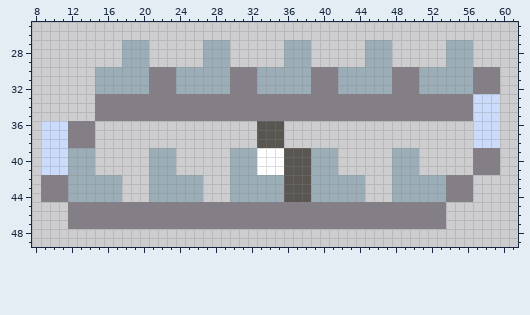
Pixel-art file -- inc/sprites/traps/Beartrap64.aseprite. That is the earlier state.
64x64 pixels, 1 frame. Shown: x 8..61, y 25..49. The old version is drawn lined up with the new one.
The result:
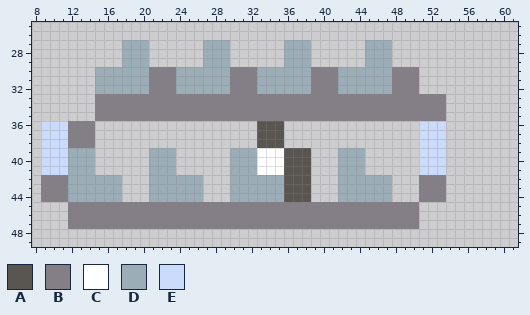
Palette (. is transparent): A #595652  B #847e87  C #ffffff  D #9badb7  E #cbdbfc
Message: :fire: Adding attacks folder + rework beartrap
What changed:
whole drawing moved by +4,+0 (the old picture is shown already moved)
@@ x 37..61 @@
 26 .........................
-27 DD......DDD......DDD.....
-28 DD......DDD......DDD.....
-29 DD......DDD......DDD.....
-30 DDBBBDDDDDDBBBDDDDDDBBB..
-31 DDBBBDDDDDDBBBDDDDDDBBB..
-32 DDBBBDDDDDDBBBDDDDDDBBB..
-33 BBBBBBBBBBBBBBBBBBBBEEE..
-34 BBBBBBBBBBBBBBBBBBBBEEE..
-35 BBBBBBBBBBBBBBBBBBBBEEE..
-36 ....................EEE..
-37 ....................EEE..
-38 ....................EEE..
-39 AADDD......DDD......BBB..
-40 AADDD......DDD......BBB..
-41 AADDD......DDD......BBB..
-42 AADDDDDD...DDDDDDBBB.....
-43 AADDDDDD...DDDDDDBBB.....
-44 AADDDDDD...DDDDDDBBB.....
-45 BBBBBBBBBBBBBBBBB........
-46 BBBBBBBBBBBBBBBBB........
-47 BBBBBBBBBBBBBBBBB........
+27 DD......DDD..............
+28 DD......DDD..............
+29 DD......DDD..............
+30 DDBBBDDDDDDBBB...........
+31 DDBBBDDDDDDBBB...........
+32 DDBBBDDDDDDBBB...........
+33 BBBBBBBBBBBBBBBBB........
+34 BBBBBBBBBBBBBBBBB........
+35 BBBBBBBBBBBBBBBBB........
+36 ..............EEE........
+37 ..............EEE........
+38 ..............EEE........
+39 AA...DDD......EEE........
+40 AA...DDD......EEE........
+41 AA...DDD......EEE........
+42 AA...DDDDDD...BBB........
+43 AA...DDDDDD...BBB........
+44 AA...DDDDDD...BBB........
+45 BBBBBBBBBBBBBB...........
+46 BBBBBBBBBBBBBB...........
+47 BBBBBBBBBBBBBB...........
 48 .........................
Pixel boxes of the changes (left, top, right, bottom) in both pictures:
changed: (311, 40, 500, 229)
